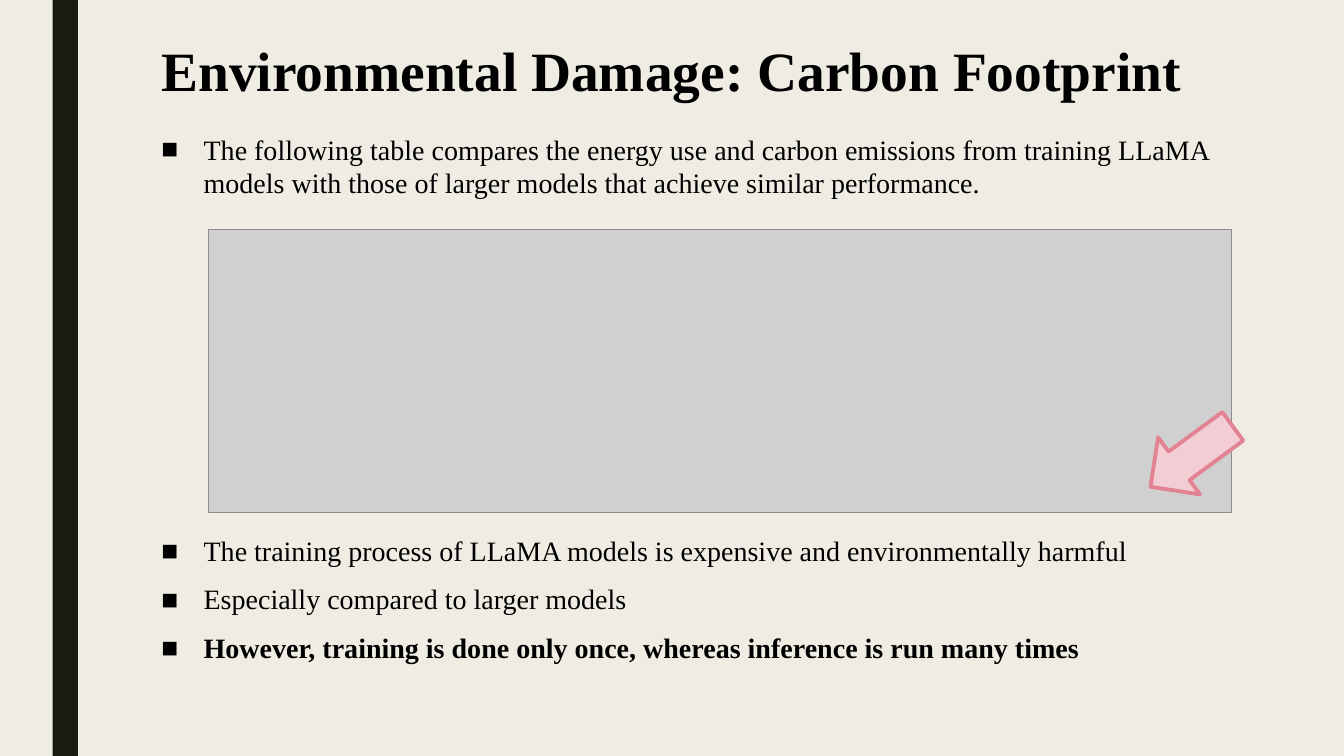
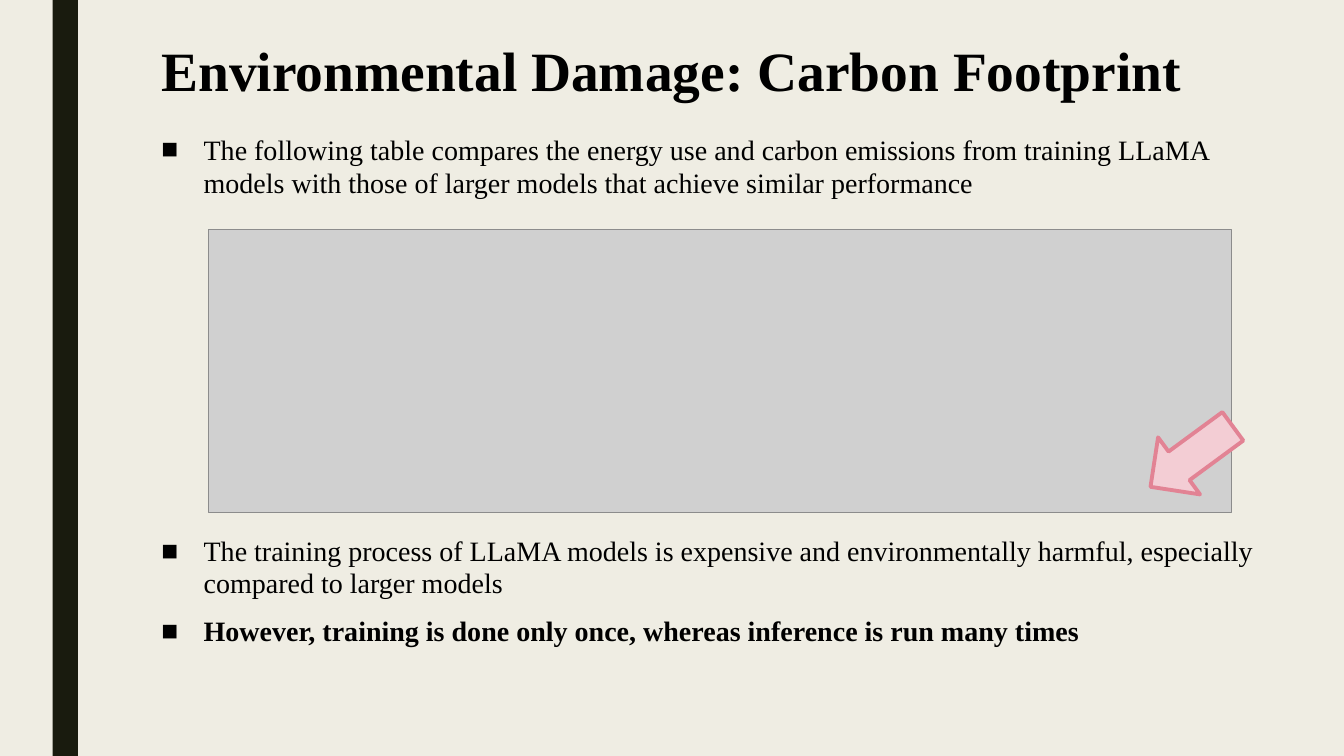
Before and after one commit to shlomi1993/llm-from-scratch, a slide deck: slide 26 of presentation/Lecture Slides.pptx. Drawn at 1344x756 pixels with LibreOffice and Linux fonts; fonts in the diff are those of the drawing; grey boxes stand for pictures. Boxes give left, top, right and bottom in pixels: in the first picture for what was removed or moved away, otherwise in the second. Text is boxed around its words. In the diff, an @@ line names an element or a change of style, - is before the commit and + after.

```diff
--- a/presentation/Lecture Slides.pptx
+++ b/presentation/Lecture Slides.pptx
@@ text at bbox=[204, 140, 1210, 199]: text changed @@
-■ The following table compares the energy use and carbon emissions from training LLaMA models with those of larger models that achieve similar performance.
+■ The following table compares the energy use and carbon emissions from training LLaMA models with those of larger models that achieve similar performance
@@ text at bbox=[204, 541, 1253, 598]: text changed @@
-■ The training process of LLaMA models is expensive and environmentally harmful
-■ Especially compared to larger models
+■ The training process of LLaMA models is expensive and environmentally harmful, especially compared to larger models
```
Also in this commit, not shown: 12 other slides changed, 3 other files.
